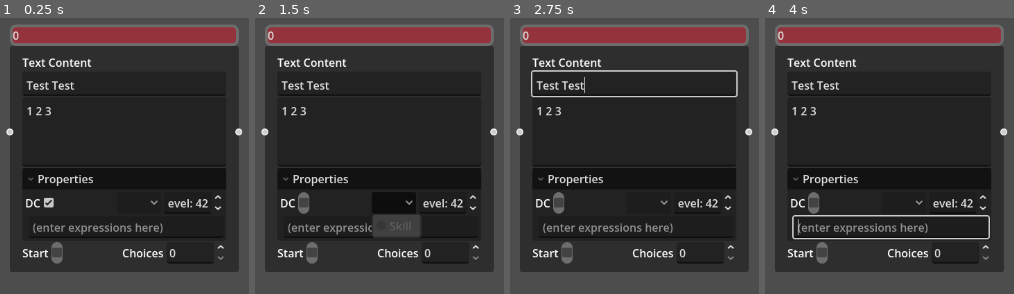
Above: before the commit, frames 1-4 (left to right).
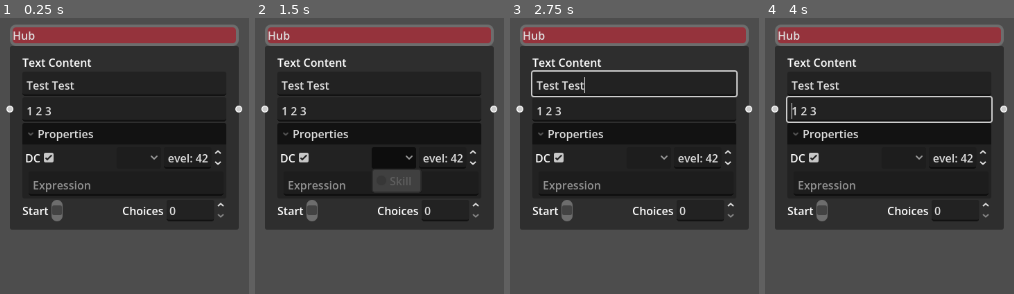
Above: after the commit, the same moments.

Repository: Roboticy3/Louder
Game: Godot game, scene res://demos/load_save_hub/load_save_hub.tscn
Two runs of this game, one before a commit and one after it. Both use one fixed random seed, a clock stepped at 60 frames per second and the inputs below. This scene is started directly instead of the project's main scene.
Inputs (mouse positions are in pixels of both pictures, inside the frame that each line leads up to; where the layout moved, square brackets give the same spot in the first picture):
- Up to frame 1 (0.25 s): no input
- Up to frame 2 (1.5 s): click (304, 202) at 0.52 s; click (394, 158) [394, 202] at 1.25 s
- Up to frame 3 (2.75 s): tap Enter at 2 s; drag from (634, 84) to (outside the picture) at 2.02 s
- Up to frame 4 (4 s): tap Space at 2.75 s; drag from (889, 131) to (outside the picture) at 2.77 s; tap Enter at 3.5 s; move the mouse to (891, 227) at 3.52 s; hold Up (ui_up) from 3.53 s (still down); click (891, 227) at 3.67 s

The runs differ from the first frame. In frame 1, 18% of the frame differs, in the area x 2-98%, y 4-93%; in frame 2, 20%; in frame 3, 18%; in frame 4, 19%.

Commit message:
added persistent id system for addressing connections

Diff:
--- a/entities/editor.tscn
+++ b/entities/editor.tscn
@@ -46,6 +46,9 @@
 script = ExtResource("6_qdkfl")
 editor = NodePath("../Control/GridContainer/GraphEdit")
 
+[node name="UserConfig" type="Node" parent="." unique_id=296610046]
+script = ExtResource("10_07l17")
+
 [node name="Control" type="Control" parent="." unique_id=2092511738]
 layout_mode = 3
 anchors_preset = 15
@@ -91,6 +94,3 @@
 grow_vertical = 0
 fit_content = true
 script = ExtResource("9_n5ixm")
-
-[node name="UserConfig" type="Node" parent="." unique_id=296610046]
-script = ExtResource("10_07l17")
--- a/entities/hub.tscn
+++ b/entities/hub.tscn
@@ -1,9 +1,9 @@
 [gd_scene format=3 uid="uid://skobcwr5ug03"]
 
-[ext_resource type="Script" uid="uid://njuhx76nyuqd" path="res://scripts/hub_text_content.gd" id="1_l10or"]
 [ext_resource type="Script" uid="uid://dg0iod8djj6io" path="res://scripts/hub.gd" id="1_ysrp0"]
 [ext_resource type="Script" uid="uid://dabkdaqchjesv" path="res://scripts/choices_section_logic.gd" id="2_hjueh"]
 [ext_resource type="Script" uid="uid://ctb32vrbjkrsg" path="res://scripts/arrow_keys_spin_box.gd" id="2_w7r13"]
+[ext_resource type="PackedScene" uid="uid://d2ffa88ufdvl6" path="res://entities/text_content.tscn" id="3_f0jtb"]
 
 [sub_resource type="StyleBoxFlat" id="StyleBoxFlat_dy6nf"]
 bg_color = Color(0.5835363, 0.19874194, 0.23468313, 1)
@@ -100,7 +100,7 @@
 dc_check = NodePath("OtherSection/VBoxContainer/HBoxContainer/CheckBox")
 dc_skill_option = NodePath("OtherSection/VBoxContainer/HBoxContainer/OptionButton")
 dc_level_spin = NodePath("OtherSection/VBoxContainer/HBoxContainer/SpinBox")
-expressions_editor = NodePath("OtherSection/VBoxContainer/GridContainer/TextEdit")
+expressions_editor = NodePath("OtherSection/VBoxContainer/GridContainer/Expression")
 start_check = NodePath("ChoicesSection/CheckBox")
 choices_logic = NodePath("ChoicesSection/ChoicesSectionLogic")
 
@@ -108,22 +108,17 @@
 layout_mode = 2
 text = "Text Content"
 
-[node name="Speaker" type="CodeEdit" parent="." unique_id=1763780162]
-layout_mode = 2
+[node name="Speaker" parent="." unique_id=42355890 instance=ExtResource("3_f0jtb")]
+layout_mode = 2
+size_flags_vertical = 0
 placeholder_text = "Speaker"
-scroll_fit_content_height = true
-scroll_fit_content_width = true
-auto_brace_completion_enabled = true
-script = ExtResource("1_l10or")
-oneliner = false
-
-[node name="TextContent" type="CodeEdit" parent="." unique_id=2056800610]
-custom_minimum_size = Vector2(0, 100)
-layout_mode = 2
-placeholder_text = "Text Content"
-auto_brace_completion_enabled = true
-script = ExtResource("1_l10or")
-oneliner = false
+wrap_mode = 0
+oneliner = true
+inliner = true
+
+[node name="TextContent" parent="." unique_id=778728203 instance=ExtResource("3_f0jtb")]
+layout_mode = 2
+inliner = true
 
 [node name="OtherSection" type="FoldableContainer" parent="." unique_id=675481074]
 layout_mode = 2
@@ -169,17 +164,10 @@
 clip_text = true
 text_overrun_behavior = 5
 
-[node name="TextEdit" type="CodeEdit" parent="OtherSection/VBoxContainer/GridContainer" unique_id=921272737]
+[node name="Expression" parent="OtherSection/VBoxContainer/GridContainer" unique_id=647734270 instance=ExtResource("3_f0jtb")]
 layout_mode = 2
 size_flags_horizontal = 3
-theme_override_constants/line_spacing = 0
-placeholder_text = "(enter expressions here)"
-wrap_mode = 1
-scroll_fit_content_height = true
-auto_brace_completion_enabled = true
-auto_brace_completion_highlight_matching = true
-script = ExtResource("1_l10or")
-oneliner = false
+placeholder_text = "Expression"
 
 [node name="ChoicesSection" type="HBoxContainer" parent="." unique_id=215591025]
 layout_mode = 2
--- /dev/null
+++ b/entities/text_content.tscn
@@ -0,0 +1,13 @@
+[gd_scene format=3 uid="uid://d2ffa88ufdvl6"]
+
+[ext_resource type="Script" uid="uid://njuhx76nyuqd" path="res://scripts/hub_text_content.gd" id="1_4ufmg"]
+
+[node name="TextContent" type="CodeEdit" unique_id=42355890]
+size_flags_horizontal = 3
+placeholder_text = "Text Content"
+wrap_mode = 1
+scroll_fit_content_height = true
+code_completion_enabled = true
+auto_brace_completion_enabled = true
+script = ExtResource("1_4ufmg")
+oneliner = false
--- a/project.godot
+++ b/project.godot
@@ -14,6 +14,10 @@
 run/main_scene="uid://d1xnbir365a7q"
 config/features=PackedStringArray("4.6", "GL Compatibility")
 config/icon="res://icon.svg"
+
+[autoload]
+
+IdSystem="*uid://emcgvjw2xenp"
 
 [input]
 
--- a/scripts/choices_section_logic.gd
+++ b/scripts/choices_section_logic.gd
@@ -5,7 +5,7 @@
 @export var child_index := 4
 @export var spoke_child_index := 2
 
-var choices:Array[LineEdit] = []
+var choices:Array[TextEdit] = []
 signal choices_changed()
 
 func add_choice_auto():
@@ -13,8 +13,9 @@
 	add_choice(string)
 
 func add_choice(text:String):
-	var le := LineEdit.new()
-	le.text = text
+	var le:Node = load("res://entities/text_content.tscn").instantiate()
+	le.set("text", text)
+	le.set("inliner", true)
 	hub.add_child(le)
 	hub.move_child(le, child_index + choices.size())
 	hub.set_slot(
--- a/scripts/connection_resource.gd
+++ b/scripts/connection_resource.gd
@@ -1,5 +1,5 @@
 class_name ConnectionResource extends Resource
 
-@export var from_node:String
+@export var from_id:int
 @export var from_choice:String
-@export var to_node:String
+@export var to_id:int
--- a/scripts/hub.gd
+++ b/scripts/hub.gd
@@ -17,6 +17,7 @@
 
 func export() -> HubResource:
 	var res := HubResource.new()
+	res.conversation_id = id
 	res.speaker = speaker.text
 	res.text_content = text_content.text
 	res.dc_enabled = dc_check.button_pressed
@@ -39,6 +40,9 @@
 	return res
 
 func import(res: HubResource) -> void:
+	IdSystem.assign_id(self, res.conversation_id, id)
+	id = res.conversation_id
+
 	speaker.text = res.speaker
 	text_content.text = res.text_content
 	dc_check.button_pressed = res.dc_enabled
@@ -59,9 +63,8 @@
 	for i in res.choices.size():
 		choices_logic.choices[i].text = res.choices[i]
 
+var id := -1
+const ID_GROUP := &"CONVERSATION"
+
 func _ready() -> void:
-	update_title()
-
-func update_title():
-	title = str(get_index())
-	name = title
+	id = IdSystem.assign_id(self)
--- a/scripts/hub_resource.gd
+++ b/scripts/hub_resource.gd
@@ -1,5 +1,6 @@
 class_name HubResource extends Resource
 
+@export var conversation_id: int
 @export var speaker: String
 @export var text_content: String
 @export var dc_enabled: bool
--- a/scripts/hub_text_content.gd
+++ b/scripts/hub_text_content.gd
@@ -1,6 +1,7 @@
 extends TextEdit
 
 @export var oneliner := true
+@export var inliner := false
 
 func _ready() -> void:
 	text_changed.connect(_on_text_changed)
--- /dev/null
+++ b/scripts/id_system.gd
@@ -0,0 +1,18 @@
+extends Node
+
+var next_id := 0
+var mapping:Dictionary[int, Node]
+
+func assign_id(node:Node, id:=next_id, old_id:=-1) -> int:
+	if mapping.get(old_id) == node:
+		mapping.erase(old_id)
+	mapping[id] = node
+	next_id = maxi(next_id, id + 1)
+	return id
+
+func get_assigned(id:int) -> Node:
+	return mapping.get(id)
+
+func clear_ids() -> void:
+	mapping.clear()
+	next_id = 0
--- a/scripts/project_manager.gd
+++ b/scripts/project_manager.gd
@@ -45,13 +45,14 @@
 		var connection := ConnectionResource.new()
 		#get choice text from the hub node using c["from_port"]
 		var from_hub = editor.get_node(NodePath(c["from_node"]))
-		if from_hub is CustomGraphHub:
+		var to_hub = editor.get_node(NodePath(c["to_node"]))
+		if from_hub is CustomGraphHub and to_hub is CustomGraphHub:
 			connection.from_choice = from_hub.choices_logic.port_out_to_choice(c["from_port"])
 		else:
 			continue
 
-		connection.from_node = c["from_node"]
-		connection.to_node = c["to_node"]
+		connection.from_id = from_hub.id
+		connection.to_id = to_hub.id
 
 		conversation.connections.append(connection)
 
@@ -83,26 +84,28 @@
 
 	var hubs_created: Array[CustomGraphHub] = []
 	for hub_resource in conversation.hubs:
-		var hub := HUB_SCENE.instantiate()
+		var hub:CustomGraphHub = HUB_SCENE.instantiate()
 		hub.position_offset = hub_resource.position_offset
+		hub.hub_resource = hub_resource
+
 		editor.add_child(hub)
-		hub.hub_resource = hub_resource
-		hub.owner = editor.owner
+
 		hubs_created.append(hub)
 
 	var new_connections:Array[Dictionary] = []
 	for connection in conversation.connections:
-		var from_hub := editor.get_node_or_null(NodePath(connection.from_node))
-		var to_hub := editor.get_node_or_null(NodePath(connection.to_node))
+		var from_hub := IdSystem.get_assigned(connection.from_id)
+		var to_hub := IdSystem.get_assigned(connection.to_id)
 		if (from_hub is CustomGraphHub) && (to_hub is CustomGraphHub):
 			var from_port:int = from_hub.choices_logic.choice_to_port_out(connection.from_choice)
 			var to_port:int = to_hub.choices_logic.port_in()
 
 			new_connections.append({
-				"from_node": connection.from_node,
+				"from_node": String(from_hub.name),
 				"from_port": from_port,
-				"to_node": connection.to_node,
-				"to_port": to_port
+				"to_node": String(to_hub.name),
+				"to_port": to_port,
+				"keep_alive": true
 			})
 	editor.connections = new_connections
 
Not shown, added: scripts/id_system.gd.uid
